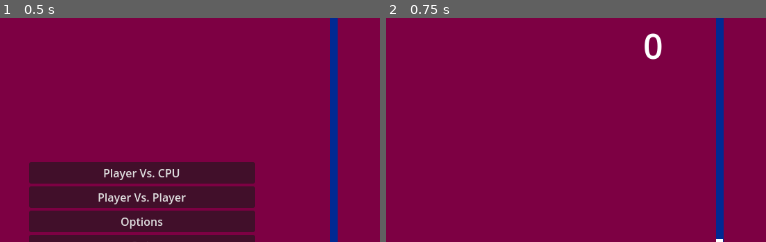
Above: before the commit, frames 1-2 (left to right).
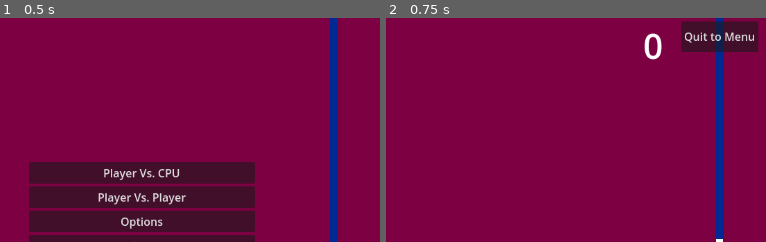
Above: after the commit, the same moments.

Repository: ChrisYeomans/SupahPong
Game: Godot game, scene res://scenes/menu.tscn
The game is run twice, just before and just after one commit, with the same random seed, the same clock (stepped at 60 frames per second) and the same inputs.
Inputs:
- Up to frame 1 (0.5 s): no input
- Up to frame 2 (0.75 s): click "Player Vs. CPU" at 0.5 s
The pictures show only the part of the screen within x 7-57%, y 0-50%; the shares and areas given below are measured in that part.

Frame 1 is identical in both runs. In frame 2, 2.8% of the frame differs, in the area x 77-98%, y 1-16%.

Commit message:
Added winning game sounds and more volume options

Diff:
--- a/default_bus_layout.tres
+++ b/default_bus_layout.tres
@@ -11,5 +11,5 @@
 bus/2/solo = false
 bus/2/mute = false
 bus/2/bypass_fx = false
-bus/2/volume_db = 0.0
+bus/2/volume_db = -6.25101
 bus/2/send = &"Master"
--- a/scenes/game.tscn
+++ b/scenes/game.tscn
@@ -7,6 +7,9 @@
 [ext_resource type="AudioStream" uid="uid://b5aw3p5orr5fu" path="res://assets/ball_bounce.mp3" id="4_il82l"]
 [ext_resource type="Script" path="res://scripts/Player.gd" id="5_kwly5"]
 [ext_resource type="PackedScene" uid="uid://o3f21qe43x8p" path="res://scenes/player_movement.tscn" id="5_uxfgj"]
+[ext_resource type="Script" path="res://scripts/Quit.gd" id="8_xhbmp"]
+[ext_resource type="AudioStream" uid="uid://oe0mguna6387" path="res://assets/player1wins.mp3" id="9_nlvc1"]
+[ext_resource type="AudioStream" uid="uid://ct51foub8wfn2" path="res://assets/player2wins.mp3" id="10_fwydq"]
 
 [sub_resource type="RectangleShape2D" id="RectangleShape2D_t4m2n"]
 size = Vector2(10, 10)
@@ -58,6 +61,7 @@
 
 [node name="CollisionSound" type="AudioStreamPlayer" parent="Ball"]
 stream = ExtResource("4_il82l")
+bus = &"SFX"
 
 [node name="Borders" type="StaticBody2D" parent="."]
 collision_layer = 2
@@ -156,10 +160,30 @@
 horizontal_alignment = 1
 vertical_alignment = 1
 
+[node name="Quit" type="Button" parent="HUD"]
+offset_left = 521.0
+offset_top = 5.0
+offset_right = 632.0
+offset_bottom = 49.0
+text = "Quit to Menu
+"
+script = ExtResource("8_xhbmp")
+
 [node name="BallTimer" type="Timer" parent="."]
 one_shot = true
 autostart = true
 
+[node name="WinSounds" type="Node" parent="."]
+
+[node name="PlayerOneWinsSound" type="AudioStreamPlayer" parent="WinSounds"]
+stream = ExtResource("9_nlvc1")
+bus = &"SFX"
+
+[node name="PlayerTwoWinsSound" type="AudioStreamPlayer" parent="WinSounds"]
+stream = ExtResource("10_fwydq")
+bus = &"SFX"
+
 [connection signal="body_entered" from="ScoreLeft" to="." method="_on_score_left_body_entered"]
 [connection signal="body_entered" from="ScoreRight" to="." method="_on_score_right_body_entered"]
+[connection signal="pressed" from="HUD/Quit" to="HUD/Quit" method="_on_pressed"]
 [connection signal="timeout" from="BallTimer" to="." method="_on_ball_timer_timeout"]
--- a/scenes/options_menu.tscn
+++ b/scenes/options_menu.tscn
@@ -28,11 +28,31 @@
 [node name="VBoxContainer" type="VBoxContainer" parent="MarginContainer"]
 layout_mode = 2
 
+[node name="MasterLabel" type="Label" parent="MarginContainer/VBoxContainer"]
+layout_mode = 2
+text = "Master Volume"
+
+[node name="MasterSlider" type="HSlider" parent="MarginContainer/VBoxContainer"]
+layout_mode = 2
+max_value = 1.0
+step = 0.05
+script = ExtResource("2_ninxt")
+
 [node name="BGMusicLabel" type="Label" parent="MarginContainer/VBoxContainer"]
 layout_mode = 2
 text = "Background Music Volume"
 
 [node name="BGMusicSlider" type="HSlider" parent="MarginContainer/VBoxContainer"]
+layout_mode = 2
+max_value = 1.0
+step = 0.05
+script = ExtResource("2_ninxt")
+
+[node name="SFXLabel" type="Label" parent="MarginContainer/VBoxContainer"]
+layout_mode = 2
+text = "SFX Volume"
+
+[node name="SFXSlider" type="HSlider" parent="MarginContainer/VBoxContainer"]
 layout_mode = 2
 max_value = 1.0
 step = 0.05
@@ -61,7 +81,11 @@
 texture = ExtResource("4_4n7vm")
 offset = Vector2(576, 324)
 
+[connection signal="mouse_exited" from="MarginContainer/VBoxContainer/MasterSlider" to="MarginContainer/VBoxContainer/MasterSlider" method="release_focus"]
+[connection signal="value_changed" from="MarginContainer/VBoxContainer/MasterSlider" to="MarginContainer/VBoxContainer/MasterSlider" method="_on_value_changed"]
 [connection signal="mouse_exited" from="MarginContainer/VBoxContainer/BGMusicSlider" to="MarginContainer/VBoxContainer/BGMusicSlider" method="release_focus"]
 [connection signal="value_changed" from="MarginContainer/VBoxContainer/BGMusicSlider" to="MarginContainer/VBoxContainer/BGMusicSlider" method="_on_value_changed"]
+[connection signal="mouse_exited" from="MarginContainer/VBoxContainer/SFXSlider" to="MarginContainer/VBoxContainer/SFXSlider" method="release_focus"]
+[connection signal="value_changed" from="MarginContainer/VBoxContainer/SFXSlider" to="MarginContainer/VBoxContainer/SFXSlider" method="_on_value_changed"]
 [connection signal="value_changed" from="MarginContainer/VBoxContainer/WinningScoreSlider" to="MarginContainer/VBoxContainer/WinningScoreSlider" method="_on_value_changed"]
 [connection signal="pressed" from="MarginContainer/VBoxContainer/BackButton" to="." method="_on_back_button_pressed"]
--- a/scripts/BGMusicSlider.gd
+++ b/scripts/BGMusicSlider.gd
@@ -1,6 +1,6 @@
 extends HSlider
 
-@export var audio_bus_name := "BGMusic"
+@export var audio_bus_name := "Master"
 @onready var _bus := AudioServer.get_bus_index(audio_bus_name)
 
 # Called when the node enters the scene tree for the first time.
--- a/scripts/Game.gd
+++ b/scripts/Game.gd
@@ -5,6 +5,8 @@
 @onready var cpu_score = $HUD/CPUScore
 @onready var ball_timer = $BallTimer
 @onready var winner_label = $HUD/WinnerLabel
+@onready var player_one_wins_sound = $WinSounds/PlayerOneWinsSound
+@onready var player_two_wins_sound = $WinSounds/PlayerTwoWinsSound
 
 var score := [0, 0] # Player, CPU
 const PADDLE_SPEED := 500
@@ -33,6 +35,10 @@
 func end_game(player):
 	winner_label.text = "%s Wins" % player
 	winner_label.visible = true
+	if player == "Player 1":
+		player_one_wins_sound.play()
+	elif player == "Player 2":
+		player_two_wins_sound.play()
 	await get_tree().create_timer(3.0).timeout
 	winner_label.visible = false
 	get_tree().change_scene_to_file("res://scenes/menu.tscn")
--- /dev/null
+++ b/scripts/Quit.gd
@@ -0,0 +1,6 @@
+extends Button
+
+
+
+func _on_pressed():
+	get_tree().change_scene_to_file("res://scenes/menu.tscn")
Not shown, added: assets/player1wins.mp3.import
Not shown, added: assets/player2wins.mp3.import
Not shown: 1 places in scenes/game.tscn that only renumber resources
Not shown, added: assets/player1wins.mp3
Not shown, added: assets/player2wins.mp3
